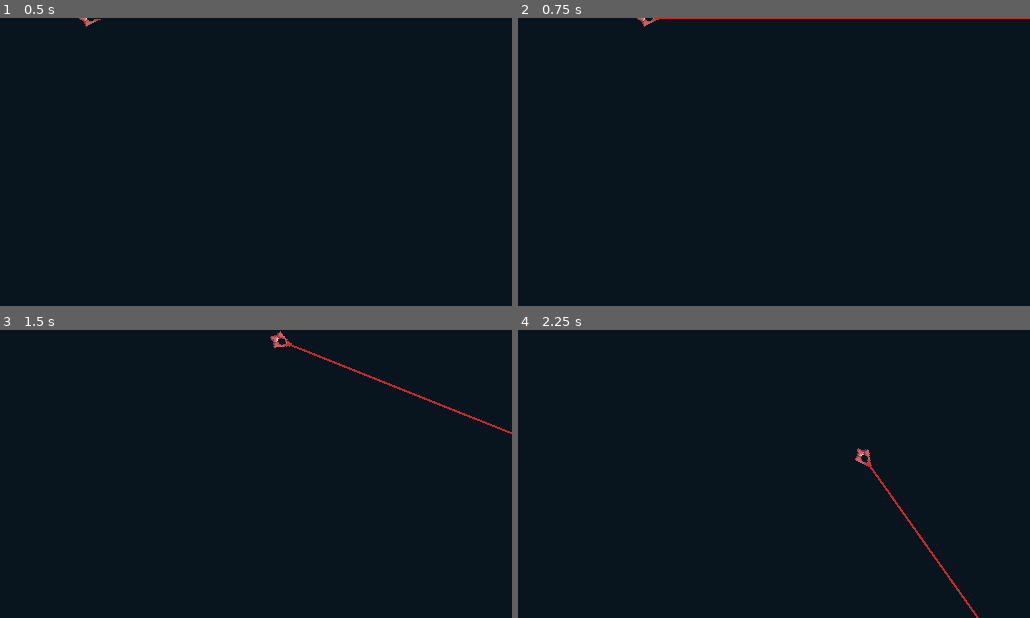
Above: before the commit, frames 1-4 (two rows, left to right).
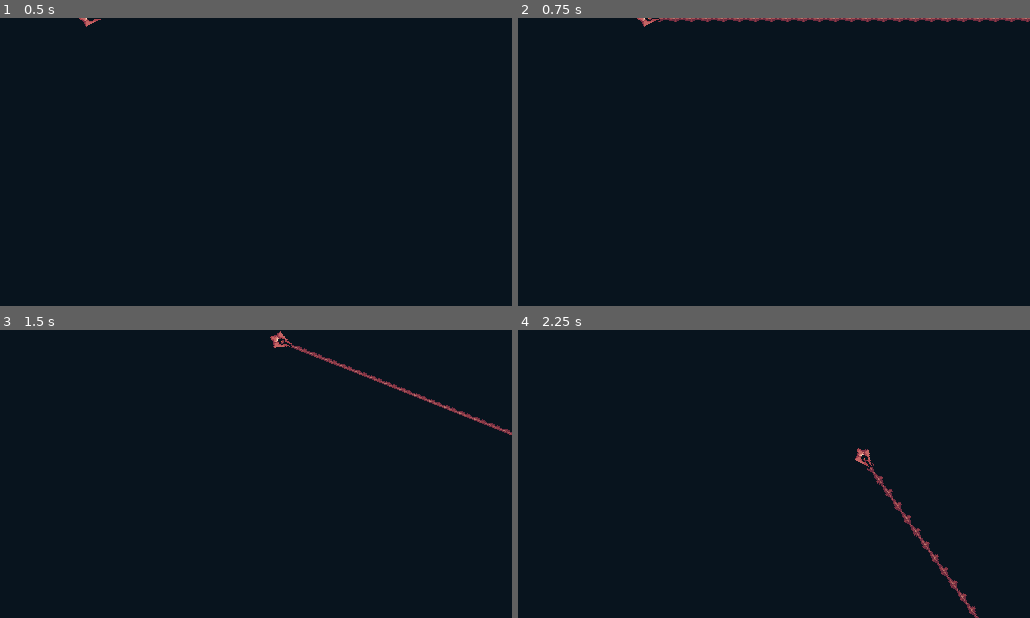
Above: after the commit, the same moments.

Repository: boukew99/godot_wild_jam_34
Game: Godot game, scene res://physics/2d/object/space_ship.tscn
Two runs of this game, one before a commit and one after it. Both use one fixed random seed, a clock stepped at 60 frames per second and the inputs below. This scene is started directly instead of the project's main scene.
Inputs:
- Up to frame 1 (0.5 s): no input
- Up to frame 2 (0.75 s): hold Right (right) from 0.53 s (still down); hold Z (laser) from 0.53 s (still down)
- Up to frame 3 (1.5 s): release Right (right) at 1.28 s; release Z (laser) at 1.28 s; hold Down (down) from 1.28 s (still down); tap Z (laser) at 1.35 s
- Up to frame 4 (2.25 s): release Down (down) at 2.03 s; hold Right (right) from 2.03 s (still down); hold Z (laser) from 2.03 s (still down)

Frame 1 is identical in both runs. In frame 2, 0.7% of the frame differs, in the area x 25-100%, y 0-2%; in frame 3, 0.6%; in frame 4, 0.6%.

Commit message:
laser work

Diff:
--- a/godot_wild_jam_34/physics/2d/object/laser.tscn
+++ b/godot_wild_jam_34/physics/2d/object/laser.tscn
@@ -1,6 +1,7 @@
-[gd_scene load_steps=2 format=2]
+[gd_scene load_steps=3 format=2]
 
 [ext_resource path="res://physics/2d/object/laser.gd" type="Script" id=1]
+[ext_resource path="res://visual/laser_red.tres" type="Texture" id=2]
 
 [node name="Laser" type="Position2D"]
 position = Vector2( 10, 0 )
@@ -11,9 +12,12 @@
 
 [node name="Line2D" type="Line2D" parent="."]
 visible = false
+self_modulate = Color( 1, 1, 1, 0.843137 )
 points = PoolVector2Array( 0, 0, 9, 0 )
-width = 2.0
-default_color = Color( 0.764706, 0.168627, 0.168627, 1 )
+width = 16.0
+default_color = Color( 1, 1, 1, 1 )
+texture = ExtResource( 2 )
+texture_mode = 1
 end_cap_mode = 2
 
 [node name="Begin" type="Polygon2D" parent="Line2D"]
@@ -21,6 +25,7 @@
 polygon = PoolVector2Array( -1, 0, 0, -1, 1, 0, 0, 1 )
 
 [node name="End" type="CPUParticles2D" parent="Line2D"]
+visible = false
 position = Vector2( 9, 0 )
 speed_scale = 6.51
 local_coords = false
--- a/godot_wild_jam_34/physics/2d/object/space_ship.tscn
+++ b/godot_wild_jam_34/physics/2d/object/space_ship.tscn
@@ -24,8 +24,9 @@
 [node name="CollisionShape2D" type="CollisionShape2D" parent="."]
 shape = SubResource( 1 )
 
+[node name="Laser" parent="." instance=ExtResource( 3 )]
+position = Vector2( 5, 0 )
+
 [node name="Sprite" type="Sprite" parent="."]
 position = Vector2( 4, 0 )
 texture = ExtResource( 4 )
-
-[node name="Laser" parent="." instance=ExtResource( 3 )]
--- /dev/null
+++ b/godot_wild_jam_34/visual/laser_red.tres
@@ -0,0 +1,24 @@
+[gd_resource type="AnimatedTexture" load_steps=7 format=2]
+
+[ext_resource path="res://visual/laser_red6.png" type="Texture" id=1]
+[ext_resource path="res://visual/laser_red5.png" type="Texture" id=2]
+[ext_resource path="res://visual/laser_red4.png" type="Texture" id=3]
+[ext_resource path="res://visual/laser_red2.png" type="Texture" id=4]
+[ext_resource path="res://visual/laser_red3.png" type="Texture" id=5]
+[ext_resource path="res://visual/laser_red1.png" type="Texture" id=6]
+
+[resource]
+flags = 2
+frames = 6
+fps = 12.0
+frame_0/texture = ExtResource( 6 )
+frame_1/texture = ExtResource( 4 )
+frame_1/delay_sec = 0.0
+frame_2/texture = ExtResource( 5 )
+frame_2/delay_sec = 0.0
+frame_3/texture = ExtResource( 3 )
+frame_3/delay_sec = 0.0
+frame_4/texture = ExtResource( 2 )
+frame_4/delay_sec = 0.0
+frame_5/texture = ExtResource( 1 )
+frame_5/delay_sec = 0.0
Binary file added: godot_wild_jam_34/visual/laser.aseprite
Not shown, added: godot_wild_jam_34/visual/laser1.png.import
Not shown, added: godot_wild_jam_34/visual/laser2.png.import
Not shown, added: godot_wild_jam_34/visual/laser3.png.import
Not shown, added: godot_wild_jam_34/visual/laser4.png.import
Not shown, added: godot_wild_jam_34/visual/laser5.png.import
Not shown, added: godot_wild_jam_34/visual/laser6.png.import
Binary file added: godot_wild_jam_34/visual/laser_green.png
Not shown, added: godot_wild_jam_34/visual/laser_green.png.import
Binary file added: godot_wild_jam_34/visual/laser_green1.png
Not shown, added: godot_wild_jam_34/visual/laser_green1.png.import
Binary file added: godot_wild_jam_34/visual/laser_green2.png
(and 23 more such lines)
